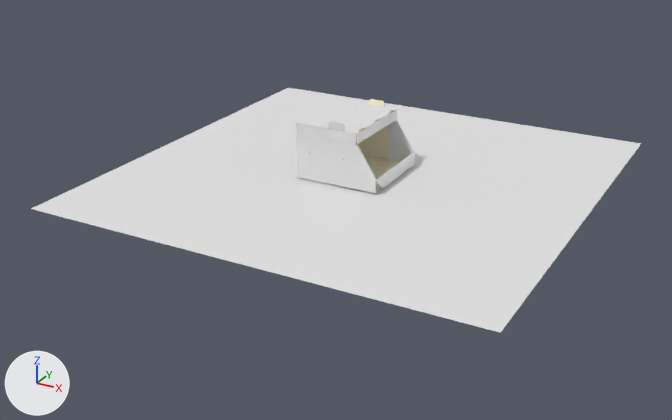
What one commit did to the glTF model public/gltf/troquel1g0011.gltf.
The view is the same before and after, from a camera (50 mm lens) standing at (1.76, -3.44, 1.52) and looking at (-0.05, -0.16, -0.13). Lighting does not change. The marker at lower left points along +X, +Y and +Z. Where no turn or scale is listed for an object, it has been applied to the vertices.

The older version as bpy lines, for what is in view:
```python
me_plane = bpy.data.meshes.new('Plane')
me_plane.from_pydata([(-1.0, -1.0, 0.0), (1.0, -1.0, 0.0), (-1.0, 1.0, 0.0), (1.0, 1.0, 0.0)], [], [(0, 1, 3), (0, 3, 2)])
me_tq_ard_geom = bpy.data.meshes.new('TQ_ARD-geom')
me_tq_ard_geom.from_pydata(...)  # 3620 vertices, 7018 faces; spans x -0.224..0.166, y -0.198..0.196, z -0.13..0.151
# faces by material slot: [2122, 2122, 2774]
me_tq_ard_geom.materials.append(mat_tq_ard_front)  # white #e7e7e7
me_tq_ard_geom.materials.append(mat_tq_ard_back)  # beige #fff4d5
me_tq_ard_geom.materials.append(mat_tq_ard_edge)  # picture img_tq_ard_i1
ob_plane = bpy.data.objects.new('Plane', me_plane)
ob_plane.location = (0.0, 0.0, 0.0)
ob_tq_ard_node = bpy.data.objects.new('TQ_ARD-node', me_tq_ard_geom)
ob_tq_ard_node.location = (0.0, 0.0, 0.134)
```
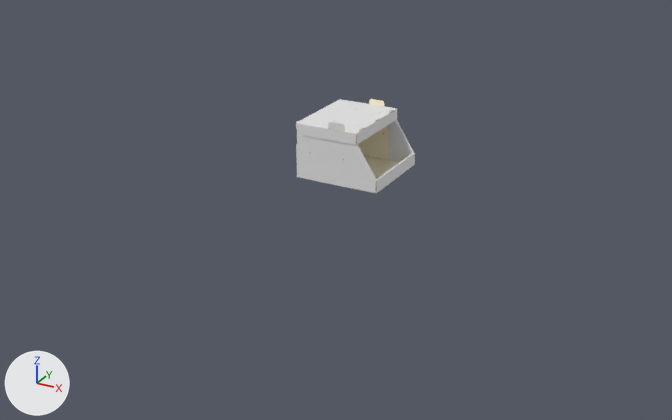
Where the newer file only moved an object's origin or applied its transform, the numbers keep the older frame.

The change, as a diff of the scene's bpy script:
```diff
--- a/public/gltf/troquel1g0011.gltf.py
+++ b/public/gltf/troquel1g0011.gltf.py
@@ ob_plane @@
-ob_plane = bpy.data.objects.new('Plane', me_plane)
-ob_plane.location = (0.0, 0.0, 0.0)
```

Pixel boxes [x1, y1, x2, y2] of what changed, in the pictures (672 x 420 px):
'Plane', deleted: before [31, 88, 641, 333]
